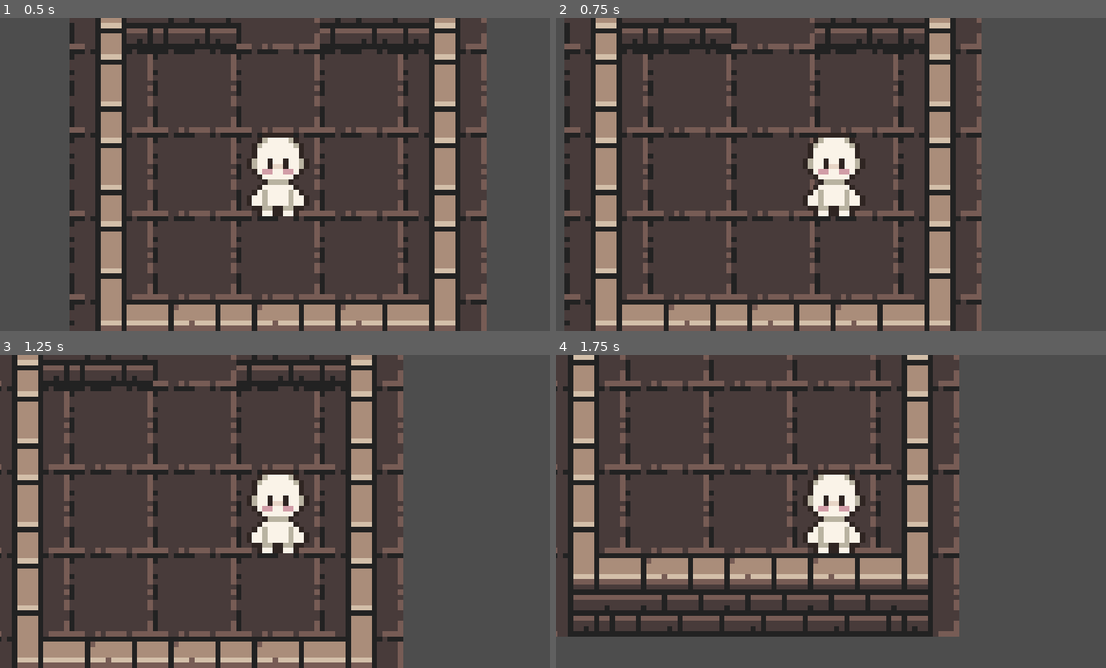
Above: before the commit, frames 1-4 (two rows, left to right).
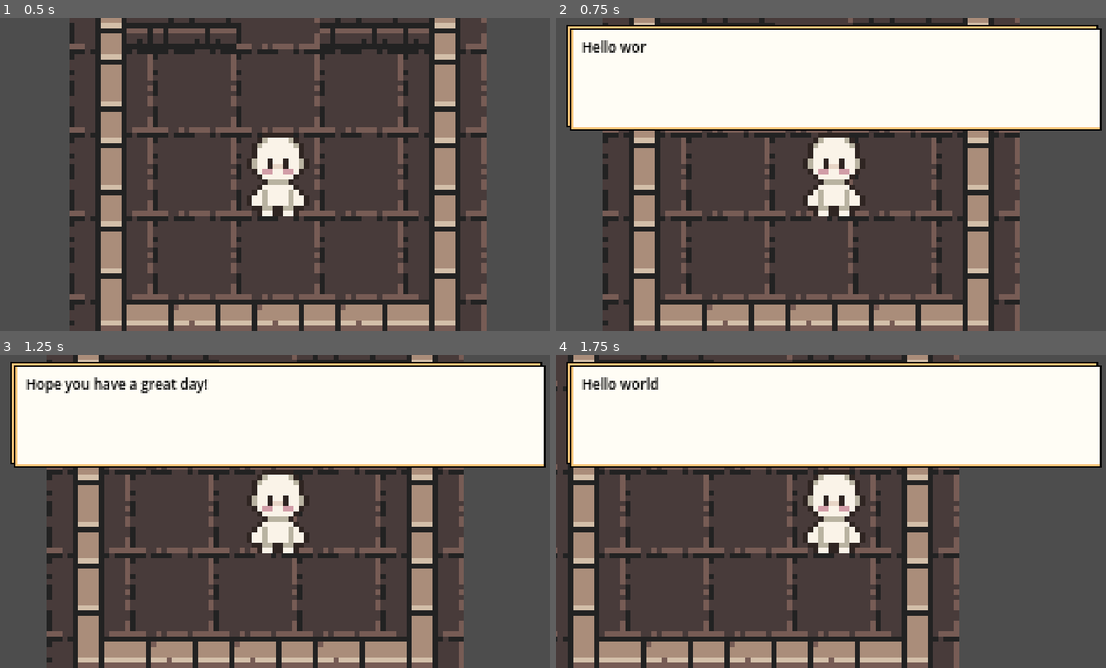
Above: after the commit, the same moments.

Repository: Spyobird/cyberthon-2026-godot
Game: Godot game, scene res://game.tscn
Two runs of this game, one before a commit and one after it. Both use one fixed random seed, a clock stepped at 60 frames per second and the inputs below.
Inputs:
- Up to frame 1 (0.5 s): no input
- Up to frame 2 (0.75 s): tap Enter at 0.5 s; hold Right (ui_right) from 0.53 s (still down); tap M (test_message) at 0.6 s
- Up to frame 3 (1.25 s): keep holding Right (ui_right); tap E (use) at 0.8 s
- Up to frame 4 (1.75 s): release Right (ui_right) at 1.28 s; hold Down (ui_down) from 1.28 s (still down); tap E (use) at 1.35 s; tap M (test_message) at 1.55 s

Frame 1 is identical in both runs. In frame 2, 54% of the frame differs, in the area x 1-100%, y 0-100%; in frame 3, 57%, in the area x 0-100%, y 0-100%; in frame 4, 52%.

Commit message:
Fix message popup bugs
Fixed bug where one could scroll while scrolling
Also fixed variable argument passing from GameManager

Diff:
--- a/project.godot
+++ b/project.godot
@@ -44,12 +44,12 @@
 ]
 }
 use={
-"deadzone": 0.2,
+"deadzone": 0.5,
 "events": [Object(InputEventKey,"resource_local_to_scene":false,"resource_name":"","device":0,"window_id":0,"alt_presse …(189 unchanged characters)…
 ]
 }
 test_message={
-"deadzone": 0.2,
+"deadzone": 0.5,
 "events": [Object(InputEventKey,"resource_local_to_scene":false,"resource_name":"","device":-1,"window_id":0,"alt_press …(192 unchanged characters)…
 ]
 }
--- a/scenes/autoloads/game_manager.gd
+++ b/scenes/autoloads/game_manager.gd
@@ -18,4 +18,4 @@
 
 func create_message_popup(...messages):
 	if _message_manager:
-		_message_manager.play_text(messages)
+		_message_manager.play_text.callv(messages)
--- a/scenes/ui/message_manager.gd
+++ b/scenes/ui/message_manager.gd
@@ -13,7 +13,7 @@
 func _ready() -> void:
 	GameManager.register_message_manager(self) # register with game manager
 
-func play_text(...messages):
+func play_text(... messages):
 	if is_reading():
 		return
 	if len(messages) == 0:
@@ -27,6 +27,8 @@
 	return _box.visible
 
 func scroll_text():
+	if is_scrolling:
+		return
 	if not is_reading():
 		_box.visible = true
 	if len(_messages) == 0:
